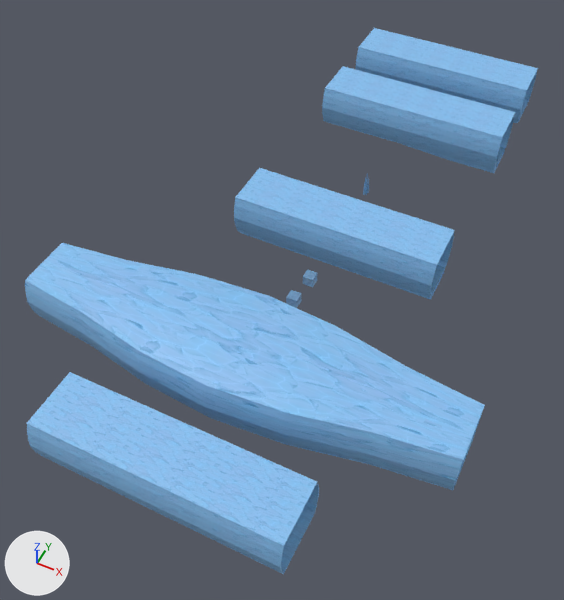
The FBX model Assets/Prefabs/Water Tunnel.fbx, before and after one commit.
Before and after are seen from a 50 mm camera at (38.5, -102.1, 101.6) aimed at (-5.3, -14.5, -7.9). Every picture has the same lights, and +X, +Y and +Z are marked at lower left. The older version comes first. Where no turn or scale is listed for an object, it has been applied to the vertices.

Objects in the first picture: 'Boss Room', 'Fish Cube', 'Plane.003', 'Shield Cube', 'Stalagmite Part 1', 'Tunnel Roof', 'Tunnel Roof.001', 'Tunnel Roof.002', 'Tunnel Roof.003' and 1 more.
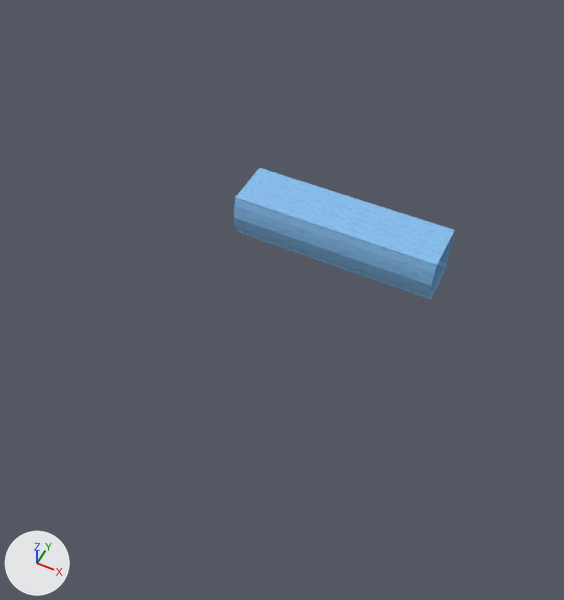
The newer file is also turned or shifted as a whole; pictures and numbers use the older file's frame.

Boxes (x1, y1, x2, y2) around the edits, measured in the pictures (564 x 600 px):
'Boss Room', deleted (blue)
    before: (25, 243, 485, 490)
'Tunnel Roof', deleted (blue)
    before: (27, 372, 319, 574)
'Tunnel Roof.002', deleted (blue)
    before: (322, 66, 515, 173)
'Tunnel Roof.001', deleted (blue)
    before: (355, 28, 538, 123)
'Fish Cube', deleted
    before: (286, 290, 302, 308)
'Shield Cube', deleted
    before: (303, 269, 318, 287)
'Stalagmite Part 1', deleted
    before: (363, 173, 369, 195)
'Plane.003', deleted
    before: (495, 147, 505, 167)

Diff of the bpy script that builds the scene:
```diff
--- a/Assets/Prefabs/Water Tunnel.fbx.py
+++ b/Assets/Prefabs/Water Tunnel.fbx.py
@@ ob_tunnel_roof_002 @@
-ob_tunnel_roof_002 = bpy.data.objects.new('Tunnel Roof.002', me_ice_tunnel_002)
-ob_tunnel_roof_002.location = (0.0, 40.8, -2.3)
@@ ob_tunnel_roof @@
-ob_tunnel_roof = bpy.data.objects.new('Tunnel Roof', me_ice_tunnel)
-ob_tunnel_roof.location = (0.0, -59.6, 4.9)
@@ ob_shield_cube @@
-ob_shield_cube = bpy.data.objects.new('Shield Cube', me_cube_008)
-ob_shield_cube.location = (0.0, -13.9, 0.0)
@@ ob_tunnel_roof_001 @@
-ob_tunnel_roof_001 = bpy.data.objects.new('Tunnel Roof.001', me_ice_tunnel_001)
-ob_tunnel_roof_001.location = (0.0, 59.8, 0.0)
@@ ob_fish_cube @@
-ob_fish_cube = bpy.data.objects.new('Fish Cube', me_cube_007)
-ob_fish_cube.location = (0.0, -20.5, 1.0)
@@ ob_stalagmite_part_1 @@
-ob_stalagmite_part_1 = bpy.data.objects.new('Stalagmite Part 1', me_cylinder_001)
-ob_stalagmite_part_1.location = (0.0, 12.1, 2.0)
@@ ob_plane_003 @@
-ob_plane_003 = bpy.data.objects.new('Plane.003', me_plane_003)
-ob_plane_003.location = (5.0, 40.8, -4.3)
@@ ob_boss_room @@
-ob_boss_room = bpy.data.objects.new('Boss Room', me_cube_011)
-ob_boss_room.location = (-1.1, -37.5, 4.9)
```
